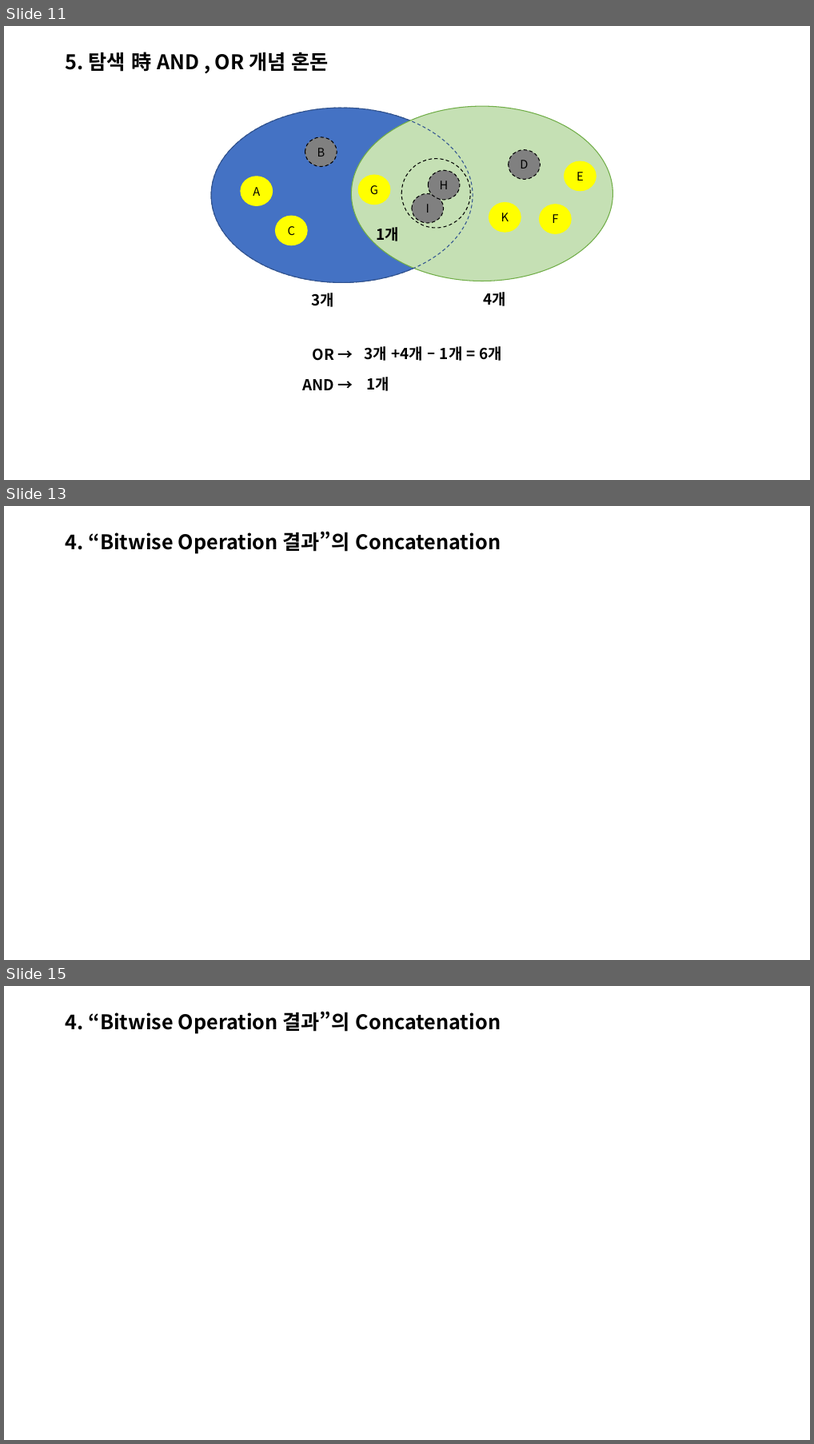
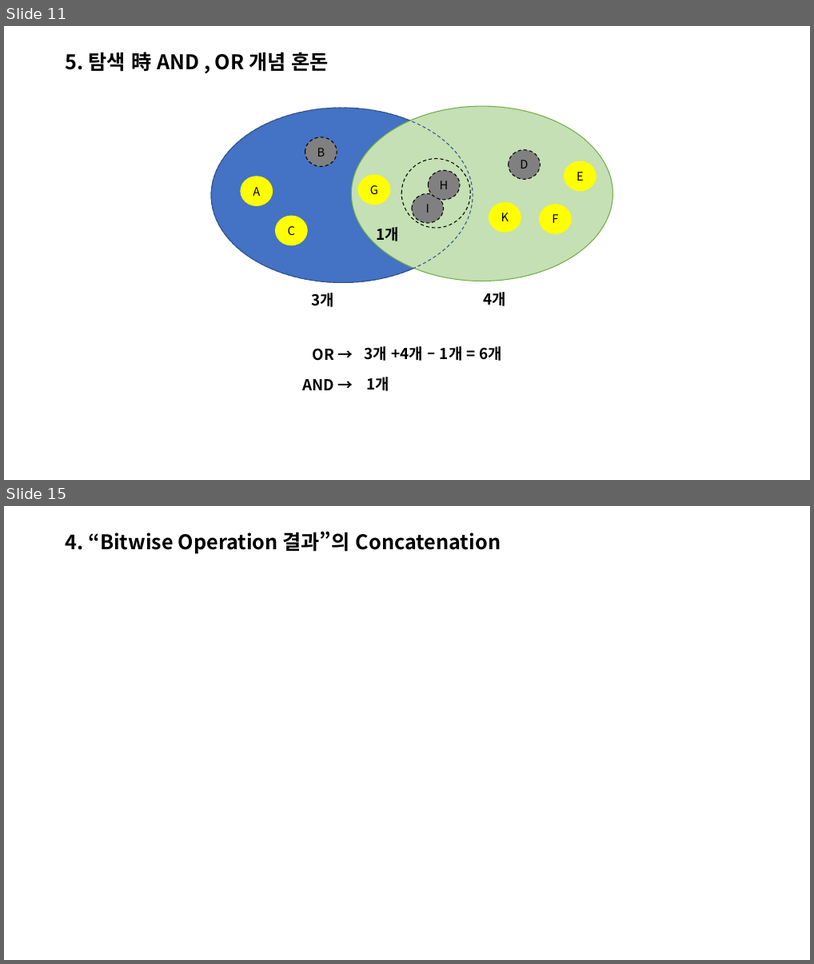
Before and after one commit to rby011/Examples, a slide deck: MidExcersize/오답노트.pptx. Shown one above the other, each under a label of ours: slides 11, 13 and 15 before the commit, slides 11 and 15 after it; the slides between them are not shown. The pictures are 814x1444 and 814x964 pixels, drawn with LibreOffice and Linux fonts; fonts in the diff are those of the drawing. Boxes give left, top, right and bottom in pixels: in the first picture for what was removed or moved away, otherwise in the second. Text is boxed around its words. In the diff, an @@ line names an element or a change of style, - is before the commit and + after.

```diff
--- a/MidExcersize/오답노트.pptx
+++ b/MidExcersize/오답노트.pptx
@@ slide 13 removed at box(4, 506, 810, 960), background #FFFFFF @@
@@ title removed at box(66, 531, 501, 554) @@
-4. “Bitwise Operation 결과”의 Concatenation
```
Also in this commit, not shown: 3 slides changed, 2 slides added, 1 other slide removed, 2 other files.
